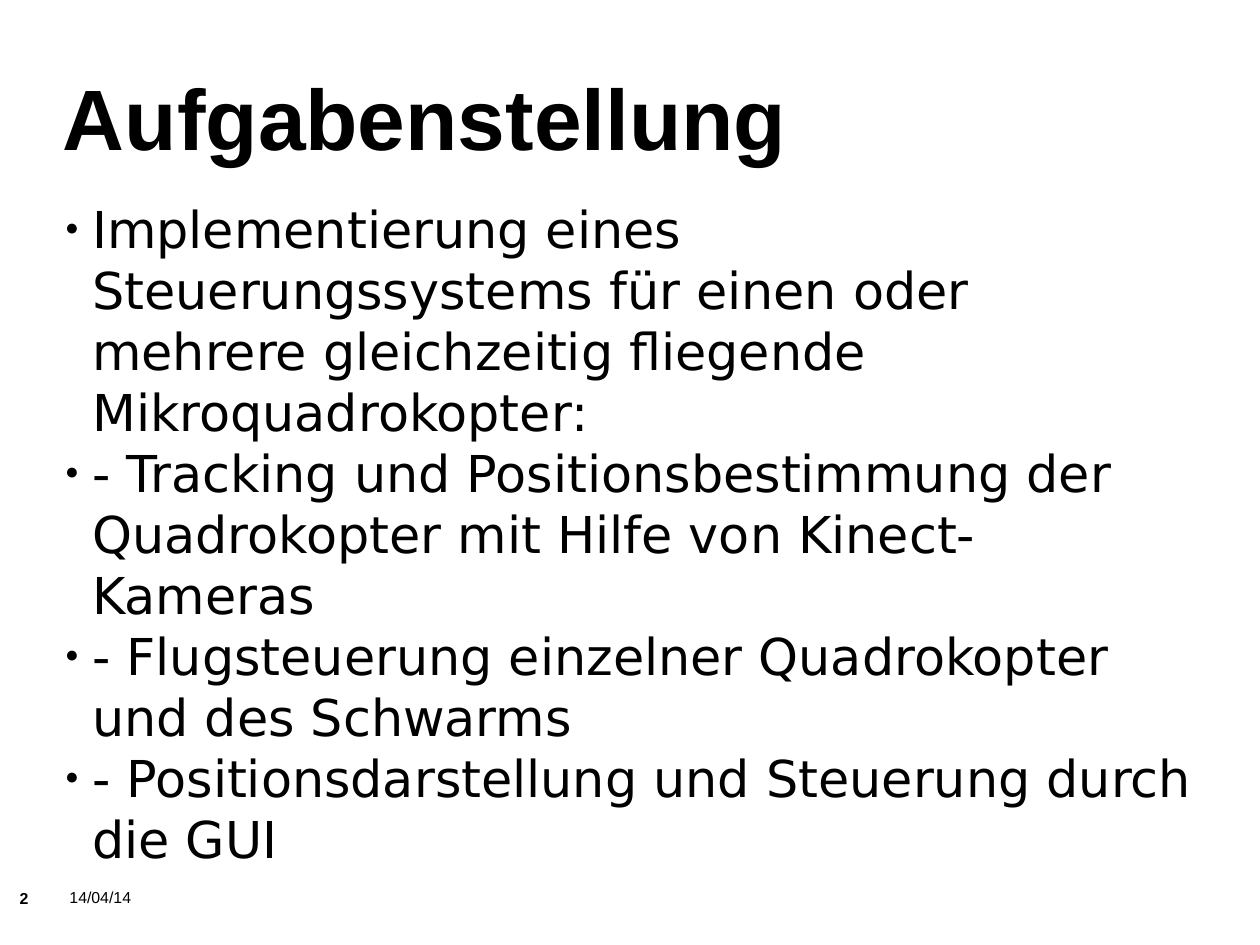
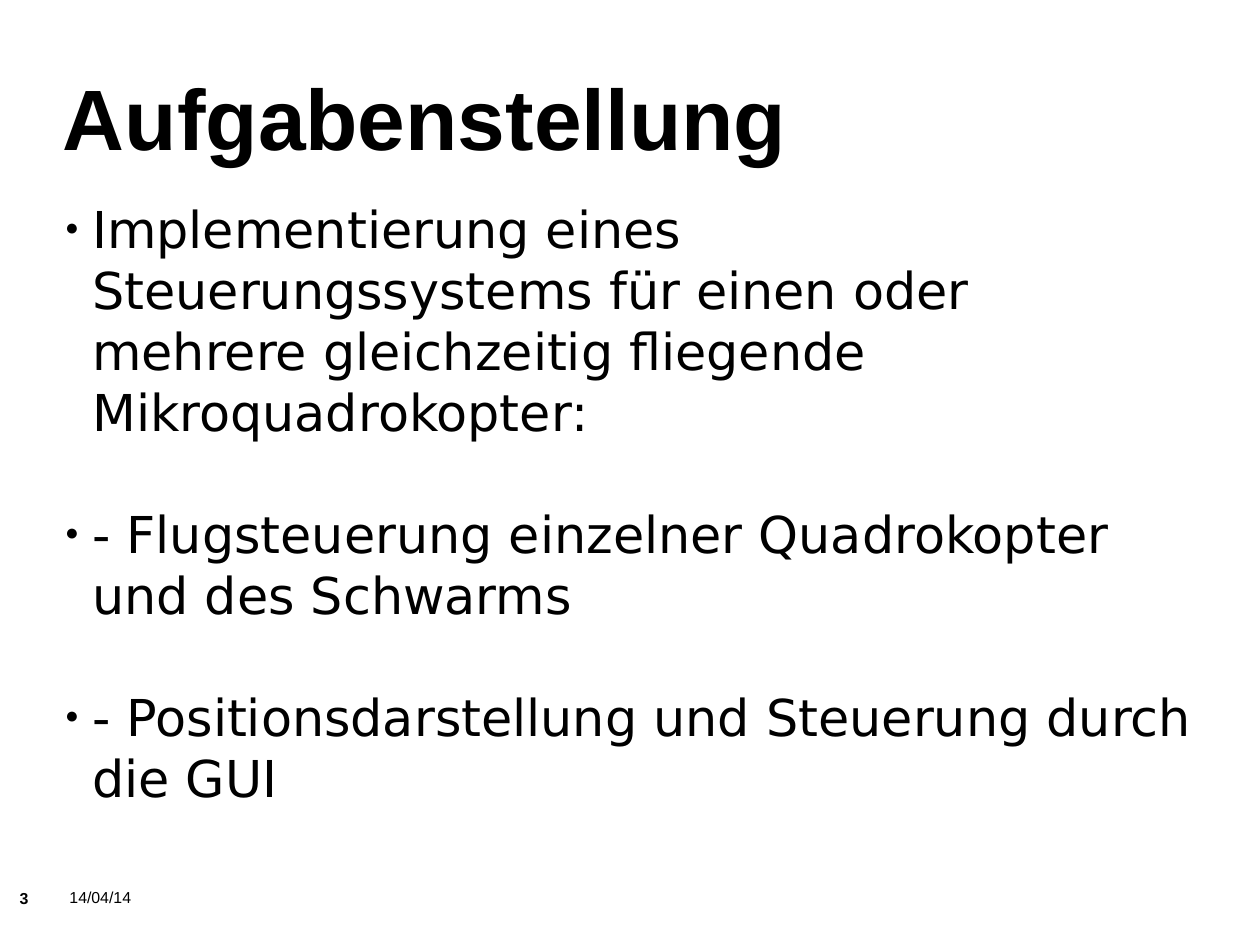
Before and after one commit to KITrokopter/Presentation, a slide deck: slide 3 of PresentationInTotal v0.1.odp (slide 2 before the commit). Drawn at 1260x945 pixels with LibreOffice and Linux fonts; fonts in the diff are those of the drawing; background and template pictures are left out. Boxes give left, top, right and bottom in pixels: in the first picture for what was removed or moved away, otherwise in the second. Text is boxed around its words. In the diff, an @@ line names an element or a change of style, - is before the commit and + after.

```diff
--- a/PresentationInTotal v0.1.odp
+++ b/PresentationInTotal v0.1.odp
@@ text at [92,453,1111,615]: paragraph removed @@
-● - Tracking und Positionsbestimmung der Quadrokopter mit Hilfe von Kinect-Kameras
@@ page number at [20,893,29,904]: text changed @@
-2
+3
```
Also in this commit, not shown: 6 other slides changed, 4 slides added.
